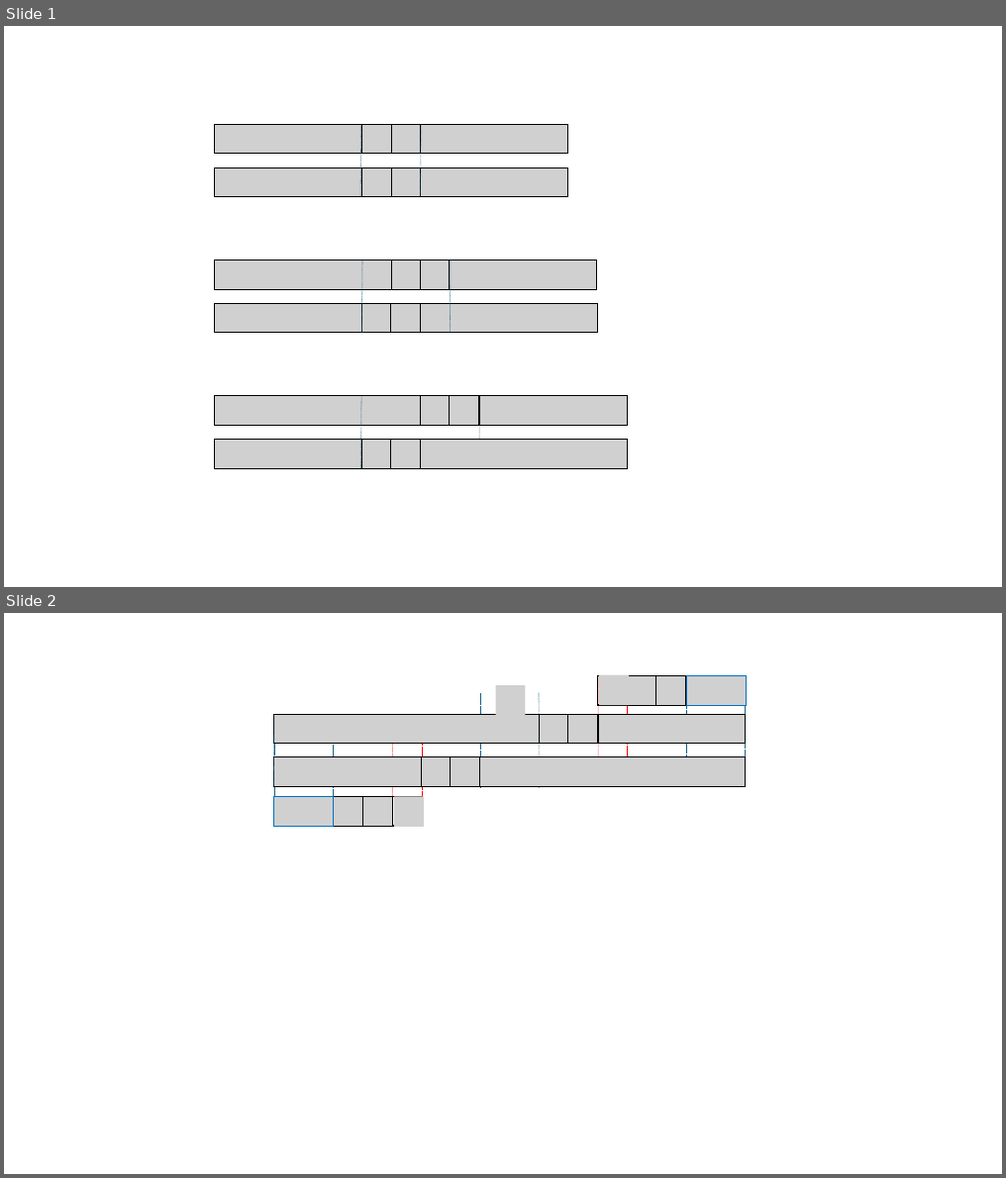
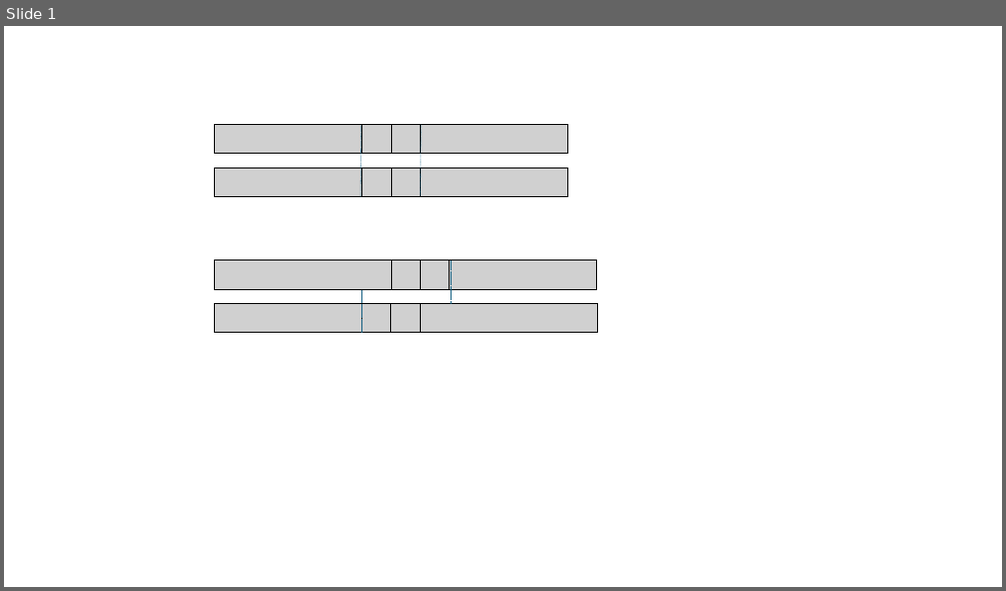
Before and after one commit to TomoyukiUchida/JournalofCompactnessofRP, a slide deck: IEICE/figs/Lem6_Fig.pptx. Shown one above the other, each under a label of ours: slides 1 and 2 before the commit, slide 1 after it. The pictures are 1006x1178 and 1006x591 pixels, drawn with LibreOffice and Linux fonts; fonts in the diff are those of the drawing; grey boxes stand for pictures. Boxes give left, top, right and bottom in pixels: in the first picture for what was removed or moved away, otherwise in the second. Text is boxed around its words. In the diff, an @@ line names an element or a change of style, - is before the commit and + after.

```diff
--- a/IEICE/figs/Lem6_Fig.pptx
+++ b/IEICE/figs/Lem6_Fig.pptx
@@ slide 2 removed at (4,613,1002,1174), background #FFFFFF @@
@@ line removed from (481, 788) to (481, 692) @@
@@ picture removed at (496,685,525,716) @@
@@ line removed from (540, 788) to (539, 692) @@
@@ line removed from (598, 787) to (598, 675) @@
@@ rectangle removed at (598,676,628,705) @@
@@ picture removed at (599,675,629,705) @@
@@ line removed from (628, 787) to (628, 675) @@
@@ picture removed at (628,676,656,705) @@
@@ picture removed at (656,676,686,705) @@
@@ picture removed at (687,676,746,705) @@
@@ line removed from (273, 786) to (274, 714) @@
@@ line removed from (274, 797) to (274, 714) @@
@@ picture removed at (274,714,540,744) @@
@@ line removed from (333, 798) to (333, 714) @@
@@ line removed from (392, 827) to (392, 714) @@
@@ line removed from (422, 827) to (422, 714) @@
@@ rectangle removed at (481,714,540,744) @@
@@ picture removed at (540,714,568,744) @@
@@ picture removed at (567,714,598,744) @@
@@ picture removed at (598,714,746,744) @@
@@ line removed from (687, 786) to (687, 703) @@
@@ line removed from (746, 786) to (746, 703) @@
@@ picture removed at (274,758,422,786) @@
@@ picture removed at (421,758,450,786) @@
@@ picture removed at (450,758,479,786) @@
@@ picture removed at (480,758,746,786) @@
@@ rectangle removed at (481,757,540,786) @@
@@ picture removed at (274,796,334,826) @@
@@ picture removed at (334,796,362,826) @@
@@ picture removed at (362,796,392,826) @@
@@ rectangle removed at (392,796,423,826) @@
@@ picture removed at (394,796,423,827) @@
@@ slide 1 changed as well @@
@@ line moved from (450, 332) - (450, 261) to (450, 304) - (450, 261) @@
@@ line moved from (361, 333) - (362, 261) to (361, 333) - (361, 289) @@
@@ group removed at (215,396,628,469): 8 pictures, 2 lines @@
```
Also in this commit, not shown: 3 slides added.
